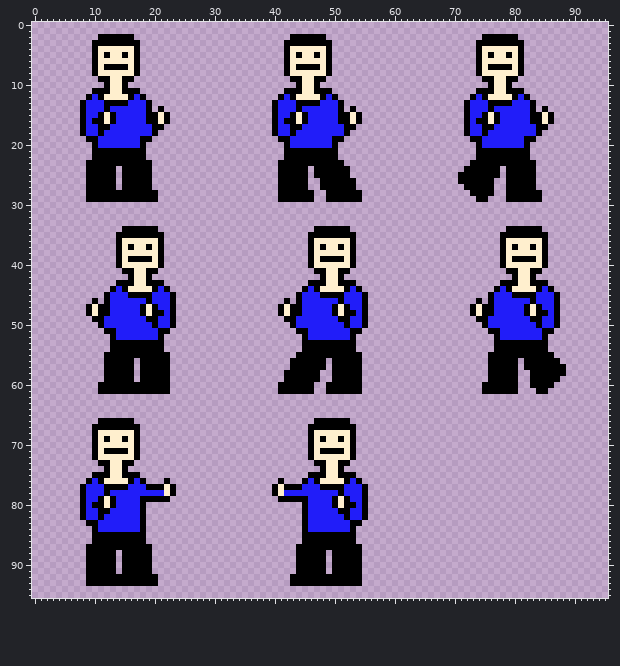
File history of a sprite sheet, Don't_Funk_With_Me/core/assets/johnny_dansalot.png. The picture above was drawn from the file before the commit.
The file is 96x96 pixels.
Once edited:
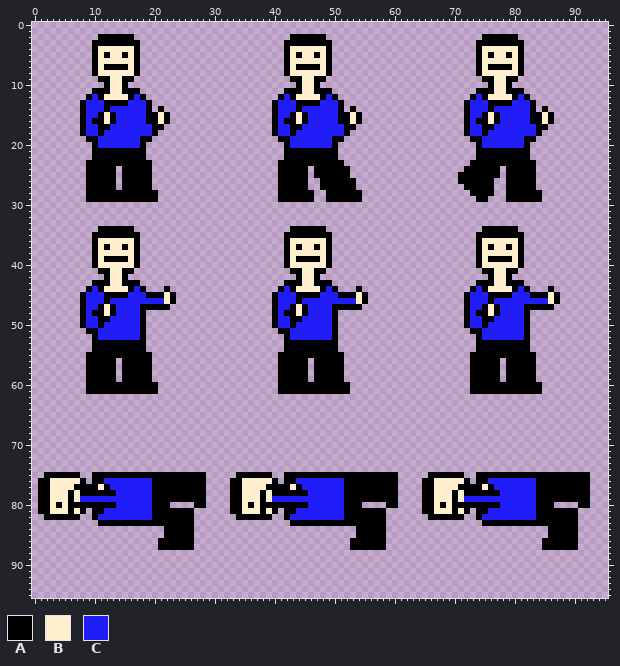
Palette (. is transparent): A #000000  B #ffefce  C #211df9
Diff:
Changed rows in their new state; - is an unchanged pixel.
first column x 8:
34 ---AAAA--....----------------------AAAA--....----------------------AAAA--....----
35 --AAAA----....--------------------AAAA----....--------------------AAAA----....---
36 --ABBBB--A....--------------------ABBBB--A....--------------------ABBBB--A....---
37 --ABABBABA....--------------------ABABBABA....--------------------ABABBABA....---
38 --ABBBB--A....--------------------ABBBB--A....--------------------ABBBB--A....---
39 --ABAA-AB-....--------------------ABAA-AB-....--------------------ABAA-AB-....---
40 --ABBBB--A....--------------------ABBBB--A....--------------------ABBBB--A....---
41 ---AABB--....----------------------AABB--....----------------------AABB--....----
42 ----ABBA....------------------------ABBA....------------------------ABBA....-----
43 --AAABB--A....--------------------AAABB--A....--------------------AAABB--A....---
44 -ACABBBBACA...-------------------ACABBBBACA...-------------------ACABBBBACA...---
45 ACCC-AAACCC-AAB-----------------ACCC-AAACCC-AAB-----------------ACCC-AAACCC-AAB--
46 ACCC-------C--B-----------------ACCC-------C--B-----------------ACCC-------C--B--
47 ACC-BA-----A-AA.----------------ACC-BA-----A-AA.----------------ACC-BA-----A-AA.-
48 ACA-BA-----.....----------------ACA-BA-----.....----------------ACA-BA-----.....-
49 ACC-A-----A.....----------------ACC-A-----A.....----------------ACC-A-----A.....-
50 ACC-------A.....----------------ACC-------A.....----------------ACC-------A.....-
51 -AACCC----A....------------------AACCC----A....------------------AACCC----A....--
52 --ACCC----A...--------------------ACCC----A...--------------------ACCC----A...---
53 --AAA------...--------------------AAA------...--------------------AAA------...---
54 --AAA------...--------------------AAA------...--------------------AAA------...---
55 -AAA--------...------------------AAA--------...------------------AAA--------...--
56 -AAA--.--A--...------------------AA---.--A--...------------------AAA--.--A--....-
57 -AAA--.--A--...------------------AA---.--A--...------------------AAA--.--A--.....
58 -AAA--.--A--...------------------A----.-AA--...------------------AAA--.--AA-.....
59 -AAA--.--A--...------------------A----.-AA--...------------------AAA--.--AA-....-
60 -AA----------..------------------------AA----..------------------AA------AA--..--
61 -AA----------..------------------------AA----..------------------AA------AAA-.---
first column x 1:
66 ----------......------------------------------......----------------------------------------
67 ---------........----------------------------........---------------------------------------
68 ---------........----------------------------........---------------------------------------
69 ---------........----------------------------........---------------------------------------
70 ---------........----------------------------........---------------------------------------
71 ---------........----------------------------........---------------------------------------
72 ---------........----------------------------........---------------------------------------
73 ----------......------------------------------......----------------------------------------
74 -----------....--------------------------------....-----------------------------------------
75 -AAAAAA-----AA---AAAAAAAAAAA-----AAAAAA--AAAA---AA---AAAAAAA-----AAAAAA--AAAAAAAAAAAAAAAAAAA
76 AABBBBBA.A-CCCCC-CCAA-AAAAAA----AABBBBBA.AACC-CCCCC-A-AAAAAA----AABBBBBA-AACCCCCCCCAAAAAAAAA
77 AABBBBA-AAB-CCC---C--A-AAAAA----AABBBBA-A-B----CCCCAAA-AAAAA----AABBBBAAAABACCCCCCCAAAAAAAAA
78 AABBBAB-AAA-A------AAA-AAAAA----AABBBAB-AAAAA-----CAAA-AAAAA----AABBBABAAAAAACCCCCCAAAAAAAAA
79 AABBBABC--CCC----CC---AAAAAA----AABBBABCCCCCC----CC-AA-AAAAA----AABBBABCCCCCCCCCCCCAAAAAAAAA
80 AABABAA-A--A-----CCAAA----AA----AABABAAAAAAA-----CC--A.---AA----AABABAAAAAAAACCCCCCAAA----AA
81 AABBBAB-.A-C-----CCAAAAAAA------AABBBABA-AACC-----C-AA-AAA------AABBBABA-AACCCCCCCCAAAAAAA--
82 -AAAAAA..AC------CCAAAAAAA-------AAAAAA--ACCC-------AA-AAA-------AAAAAA--ACCCCCCCCCAAAAAAA--
83 --------..AAAAAAA-AAAAAAAA----------------AA-AAAAAAA--AAAA----------------AAAAAAAAAAAAAAAA--
84 ---------.........---AAAAA------------------.........AAAAA---------------------------AAAAA--
85 ---------.........---AAAAA------------------.........AAAAA---------------------------AAAAA--
86 ---------.........--AAAAAA------------------........-AAAAA--------------------------AAAAAA--
87 --------...........-AAAAAA-----------------.........--AAAA--------------------------AAAAAA--
88 --------.....-.....------------------------.....-.....--------------------------------------
89 --------.....-.....------------------------.....-.....--------------------------------------
90 --------.....-.....------------------------.....-.....--------------------------------------
91 --------.....-.....------------------------.....-.....--------------------------------------
92 --------............----------------------............--------------------------------------
93 --------............----------------------............--------------------------------------
Pixel boxes of the changes (left, top, right, bottom) in both pictures:
changed: (80, 226, 176, 394)
changed: (272, 226, 368, 394)
changed: (464, 226, 566, 394)
changed: (38, 418, 206, 586)
changed: (230, 418, 590, 586)
